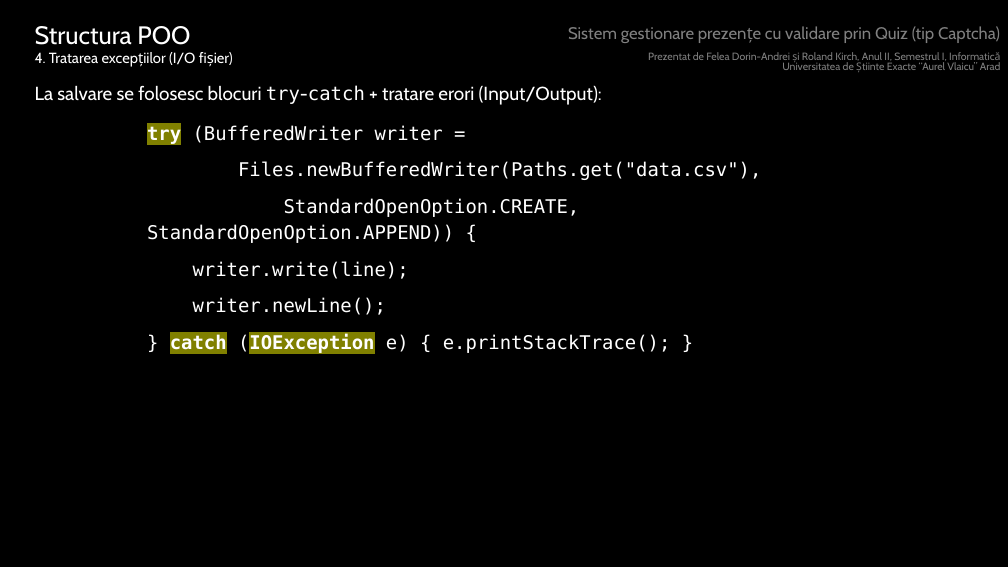
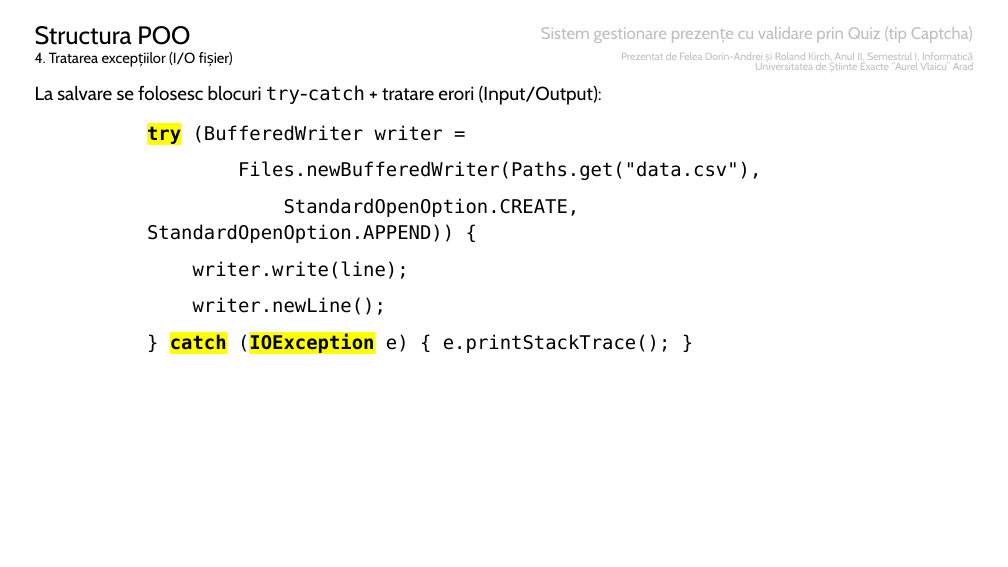
Before and after one commit to averageMelons/javaPrezentUI, a slide deck: slide 7 of ppt.pptx. Drawn at 1008x567 pixels with LibreOffice and Linux fonts; fonts in the diff are those of the drawing. Boxes give left, top, right and bottom in pixels: in the first picture for what was removed or moved away, otherwise in the second. Text is boxed around its words. In the diff, an @@ line names an element or a change of style, - is before the commit and + after.

```diff
--- a/ppt.pptx
+++ b/ppt.pptx
@@ background #000000 to #FFFFFF @@
@@ text "Structura POO" at box(35, 26, 195, 65): text colour #FFFFFF to #000000 @@
@@ title "Sistem gestionare prezențe cu validare ...": place and size @@
-title "Sistem gestionare prezențe cu validare ..." at box(568, 26, 1000, 43)
+title "Sistem gestionare prezențe cu validare ..." at box(541, 27, 973, 43)
@@ title "Sistem gestionare prezențe cu validare ..." at box(541, 27, 973, 43): text colour #808080 to #BFBFBF @@
@@ subtitle "Prezentat de Felea Dorin-Andrei și ...": place and size @@
-subtitle "Prezentat de Felea Dorin-Andrei și ..." at box(648, 52, 1001, 70)
+subtitle "Prezentat de Felea Dorin-Andrei și ..." at box(621, 52, 974, 70)
@@ subtitle "Prezentat de Felea Dorin-Andrei și ..." at box(621, 52, 974, 70): text colour #808080 to #BFBFBF @@
@@ text "La salvare se folosesc blocuri ..." at box(35, 85, 602, 105): text colour #FFFFFF to #000000 @@
@@ text "try (BufferedWriter writer =" at box(147, 125, 761, 354): text colour #FFFFFF to #000000; highlight #808000 to #FFFF00 in "try", "catch (IOException" @@
```
Also in this commit, not shown: 9 other slides changed.
